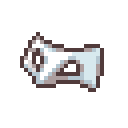
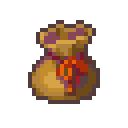
Layers edited between the first and the second 128px x 128px image:
added layer "Layer 13" above "Layer 12" over (x1=28, y1=20, x2=100, y2=104)
hid "Layer 10" over (x1=20, y1=32, x2=104, y2=92)
